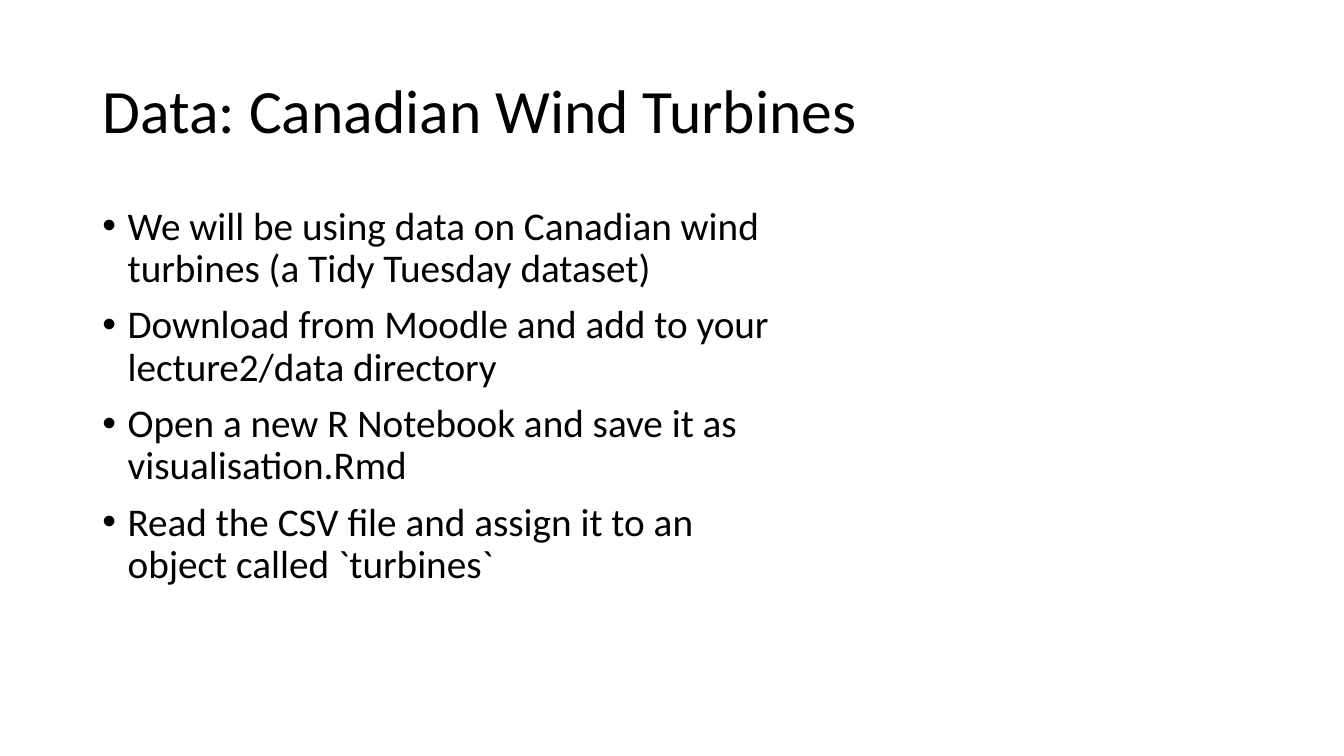
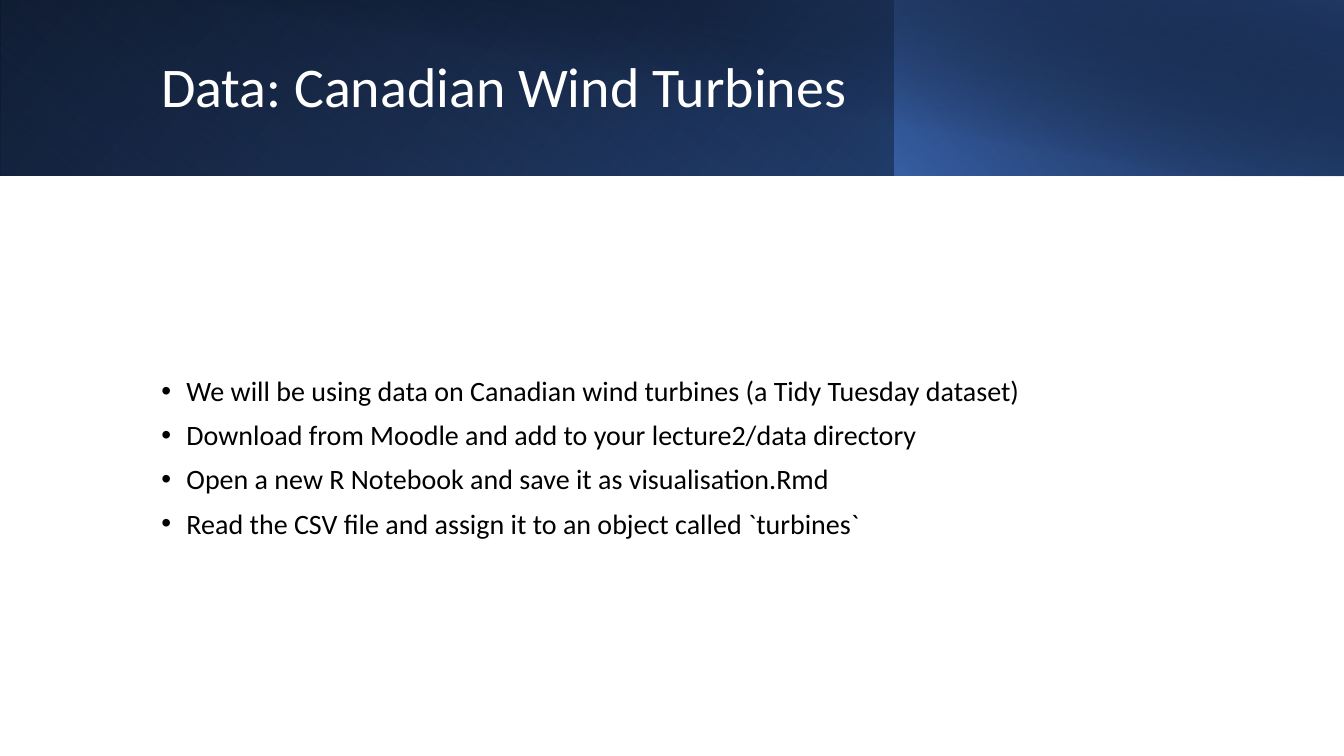
Before and after one commit to hectorcamm/BENV0091, a slide deck: slide 13 of Lecture 2/lecture2.pptx. Drawn at 1344x756 pixels with LibreOffice and Linux fonts; fonts in the diff are those of the drawing. Boxes give left, top, right and bottom in pixels: in the first picture for what was removed or moved away, otherwise in the second. Text is boxed around its words. In the diff, an @@ line names an element or a change of style, - is before the commit and + after.

```diff
--- a/Lecture 2/lecture2.pptx
+++ b/Lecture 2/lecture2.pptx
@@ rectangle added at (x1=0, y1=0, x2=1344, y2=175), fill gradient #000000 to #2F5597 @@
@@ rectangle added at (x1=0, y1=0, x2=895, y2=175), fill gradient #4472C4 to #203864 @@
@@ rectangle added at (x1=50, y1=0, x2=1344, y2=176), fill gradient #000000 to #203864 @@
@@ rectangle added at (x1=894, y1=0, x2=1344, y2=175), fill gradient #4472C4 to #000000 @@
@@ title "Data: Canadian Wind Turbines" moved from (x1=102, y1=90, x2=856, y2=134) to (x1=161, y1=68, x2=846, y2=108) @@
@@ title "Data: Canadian Wind Turbines" at (x1=161, y1=68, x2=846, y2=108): size 44 to 40 pt, text colour #000000 to #FFFFFF @@
@@ text "We will be using data ..." moved from (x1=128, y1=212, x2=769, y2=585) to (x1=186, y1=380, x2=1019, y2=539) @@
@@ text "We will be using data ..." at (x1=186, y1=380, x2=1019, y2=539): size 28 to 20 pt; vertical alignment top to middle @@
```
Also in this commit, not shown: 5 other slides changed, 1 other file.
